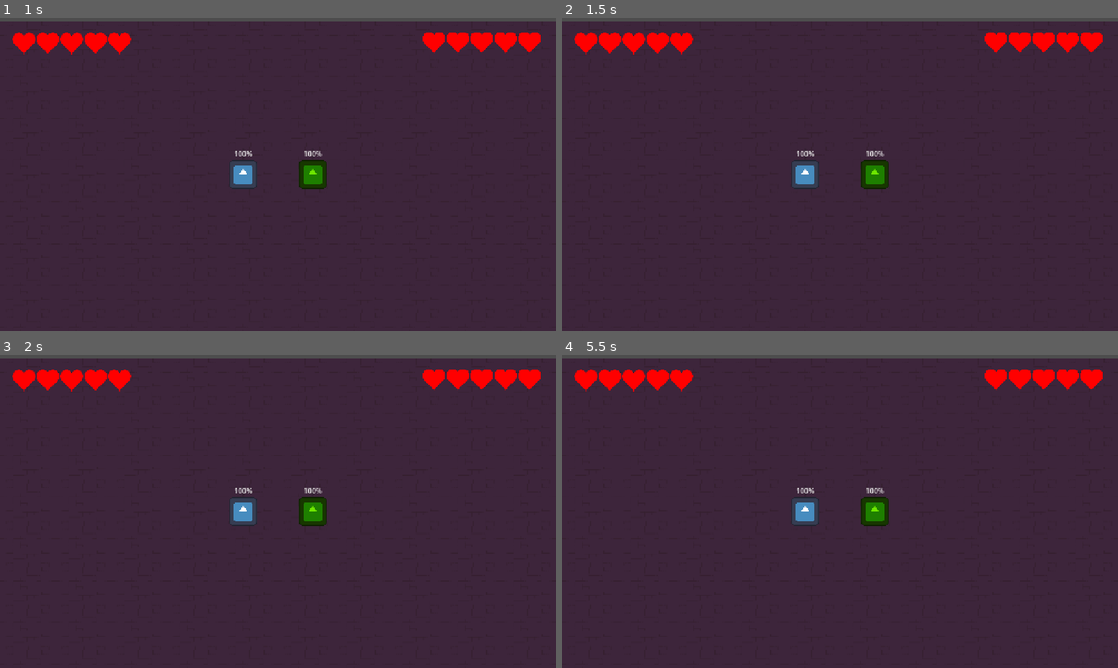
Above: before the commit, frames 1-4 (two rows, left to right).
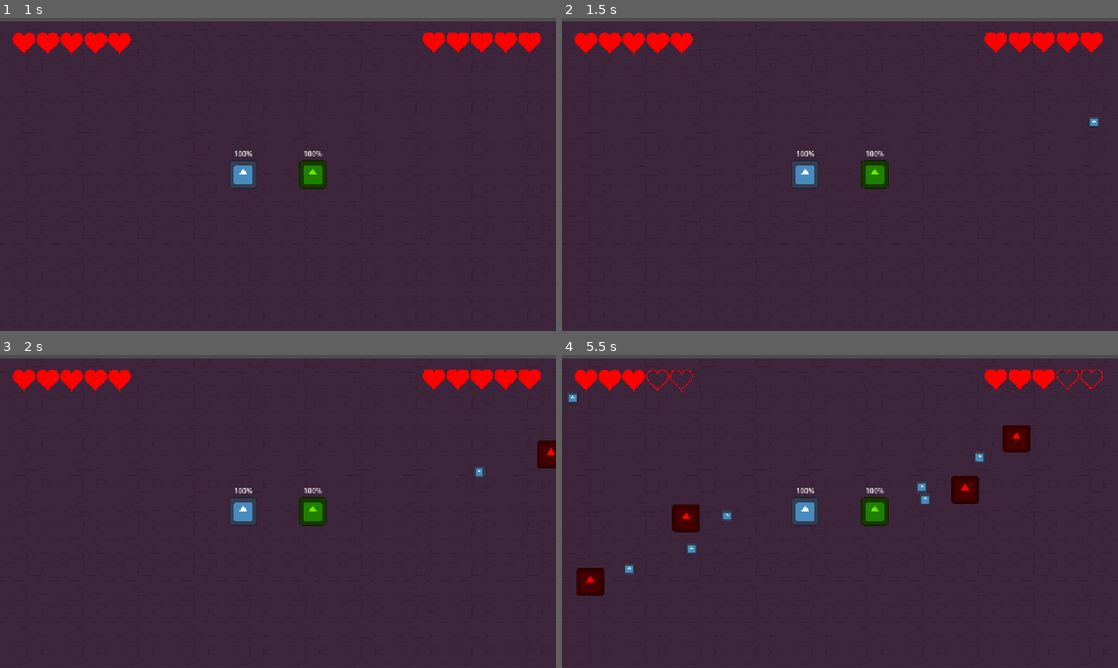
Above: after the commit, the same moments.

Repository: Herovero/CandlesOut
Game: Godot game, scene res://Scenes/main.tscn
Two runs of this game, one before a commit and one after it. Both use one fixed random seed, a clock stepped at 60 frames per second and the inputs below. The engine's default icon, where the game draws it, is replaced by a stand-in: a white triangle on a blue panel in a dark square.
Inputs:
- Up to frame 1 (1 s): tap Enter at 0.5 s
- Up to frame 2 (1.5 s): tap Space at 1.25 s
- Up to frame 3 (2 s): no input
- Up to frame 4 (5.5 s): no input

Frame 1 is identical in both runs. In frame 2, less than 0.1% of the frame differs, in the area x 94-97%, y 32-36%; in frame 3, 0.3%; in frame 4, 2.6%, in the area x 1-98%, y 4-77%.
Error before the commit: Attempt to call function 'is_stopped' in base 'null instance' on a null instance. (res://Scripts/wave_manager.gd:34)

Commit message:
fix slight issue

Diff:
--- a/Scenes/main.tscn
+++ b/Scenes/main.tscn
@@ -1,10 +1,11 @@
 [gd_scene format=4 uid="uid://b4jda3svu4fmh"]
 
 [ext_resource type="PackedScene" uid="uid://c4sy607bwof83" path="res://Scenes/player.tscn" id="1_jjgbg"]
-[ext_resource type="PackedScene" uid="uid://d4mmodq5hen4l" path="res://Scenes/item1.tscn" id="1_jjvhh"]
+[ext_resource type="PackedScene" path="res://Scenes/item1.tscn" id="1_jjvhh"]
 [ext_resource type="PackedScene" uid="uid://cqbq35ef7qsmd" path="res://Scenes/heart.tscn" id="2_8gbba"]
 [ext_resource type="PackedScene" uid="uid://ct8trhua4tgaq" path="res://Scenes/Spawner.tscn" id="5_21xkr"]
 [ext_resource type="Texture2D" uid="uid://biv8vykh0s88f" path="res://Assets/2D Pixel Dungeon Asset Pack/character and tileset/Dungeon_Tileset.png" id="5_kry3j"]
+[ext_resource type="PackedScene" uid="uid://cqts1yegiva4h" path="res://Scenes/WaveManager.tscn" id="6_21xkr"]
 
 [sub_resource type="TileSetAtlasSource" id="TileSetAtlasSource_21xkr"]
 texture = ExtResource("5_kry3j")
@@ -175,5 +176,7 @@
 [node name="Spawner" parent="." unique_id=1677051792 instance=ExtResource("5_21xkr")]
 position = Vector2(-27, 24)
 
+[node name="WaveManagers" parent="." unique_id=657000445 instance=ExtResource("6_21xkr")]
+
 [editable path="Player1"]
 [editable path="Player2"]
